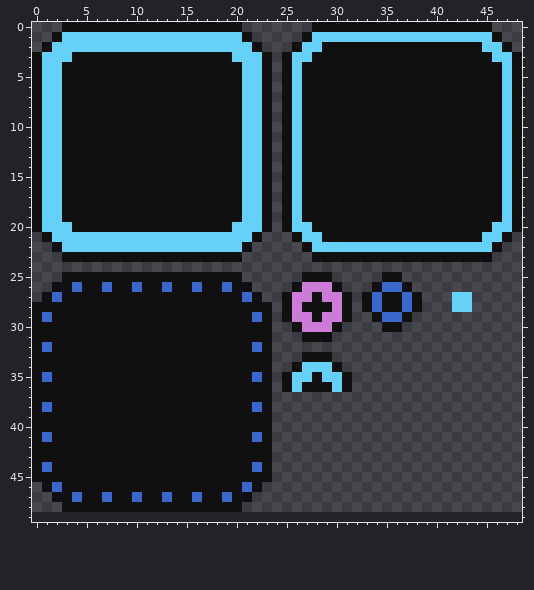
Two states of a pixel-art sprite, assets/graphics/ui/ui_theme.png. Above, as it was before the edit.
The file is 49x49 pixels. The old version is drawn lined up with the new one, on the new canvas.
Now the later version:
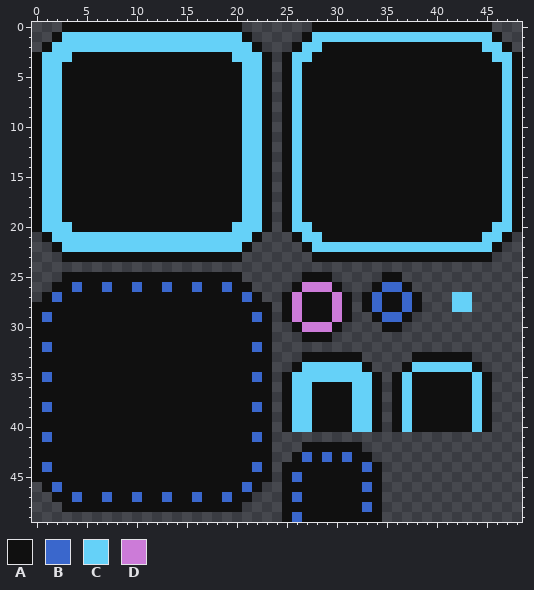
Palette (. is transparent): A #101010  B #3a67cc  C #65d1f8  D #cc7bd8
Difference:
canvas 49x49 -> 49x50
There is now colour A in row 33 at x 30 to 32 and 38 to 43; in row 34 at x 33, 37 and 44; in rows 35 to 36 at x 34, 36, 38 to 43 and 45; in rows 37 to 40 at x 25, 28 to 31, 34, 36, 38 to 43 and 45; in row 42 at x 27 to 32; in row 43 at x 26, 28, 30 and 32 to 33.
There is now colour A in row 44 at x 25 to 32 and 34; in row 45 at x 25 and 27 to 34; in row 46 at x 25 to 32 and 34; in row 47 at x 25 and 27 to 34; in row 48 at x 25 to 32 and 34; in row 49 at x 25 and 27 to 34.
The edit turns colour C into colour A in row 36 at x 30.
The edit turns colour D into colour A in row 27 at x 27 and 29; in row 29 at x 27 and 29.
There is now colour B in row 43 at x 27, 29 and 31; in row 44 at x 33; in row 45 at x 26; in row 46 at x 33; in row 47 at x 26; in row 48 at x 33.
There is now colour B in row 49 at x 26.
There is now colour C in row 34 at x 31 to 32 and 38 to 43; in rows 35 to 36 at x 32 to 33, 37 and 44; in rows 37 to 40 at x 26 to 27, 32 to 33, 37 and 44.
The edit turns colour A into colour C in row 34 at x 30; in row 35 at x 28 and 31; in row 36 at x 27.
Where, in picture pixels (left, top, right, bottom), the same in both pictures:
changed: (302, 292, 332, 322)
changed: (282, 352, 492, 522)
